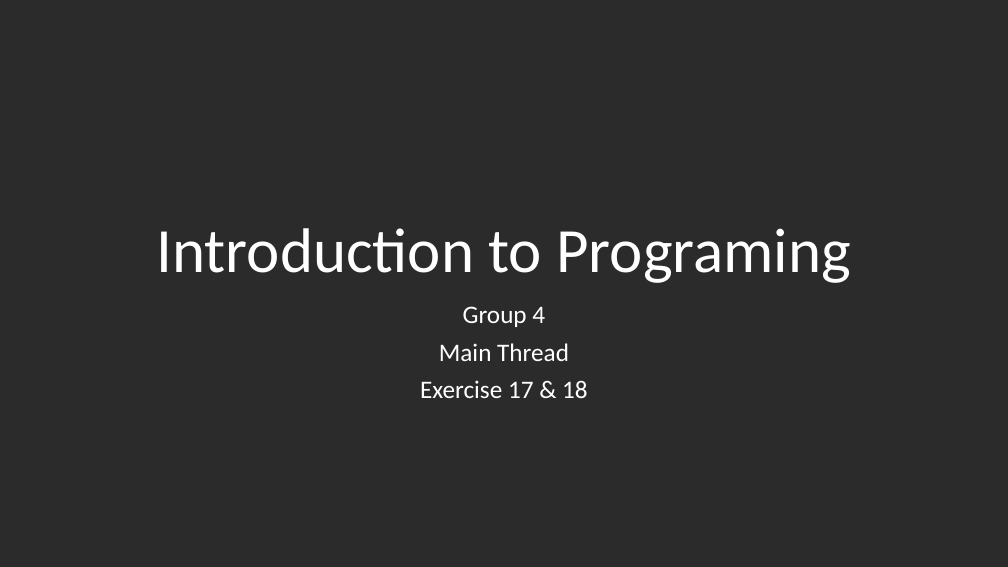
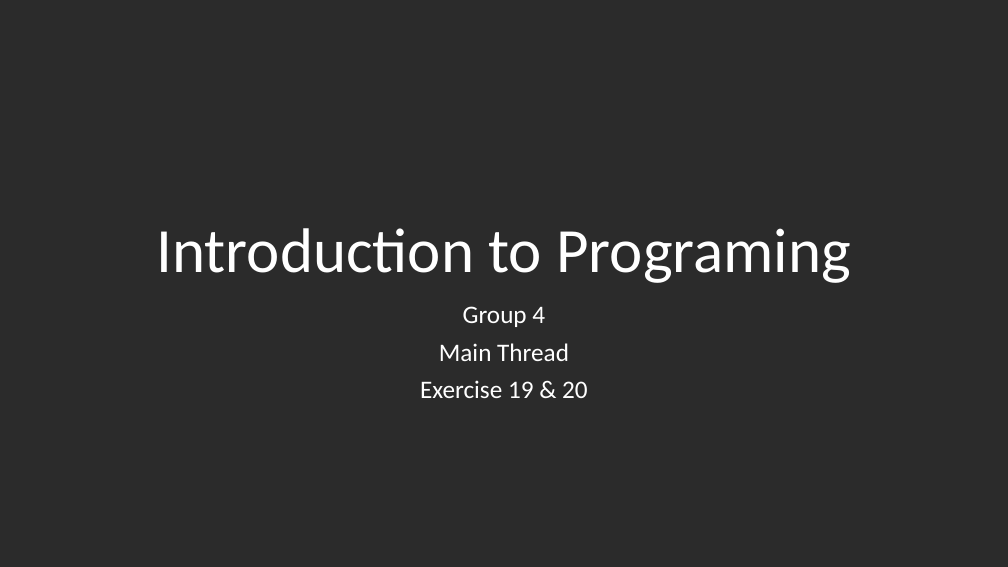
Before and after one commit to alexanderpehlivanov/uni_introduction_programming_course_2019, a slide deck: slide 1 of Presentations/INT_Group_4_MT_Ex_19_20.pptx. Drawn at 1008x567 pixels with LibreOffice and Linux fonts; fonts in the diff are those of the drawing; background and template pictures are left out; a plain dark background stands for a picture behind light text. Boxes give left, top, right and bottom in pixels: in the first picture for what was removed or moved away, otherwise in the second. Text is boxed around its words. In the diff, an @@ line names an element or a change of style, - is before the commit and + after.

```diff
--- a/Presentations/INT_Group_4_MT_Ex_19_20.pptx
+++ b/Presentations/INT_Group_4_MT_Ex_19_20.pptx
@@ subtitle at [420, 380, 588, 398]: text changed @@
-Exercise 17 & 18
+Exercise 19 & 20
```
Also in this commit, not shown: 1 other file.
